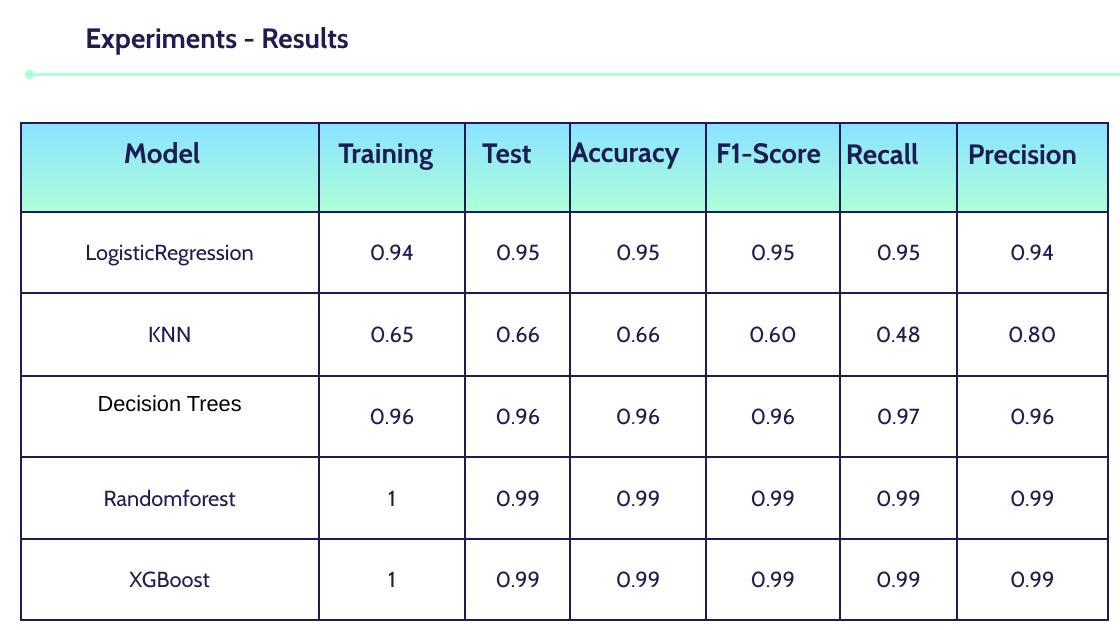
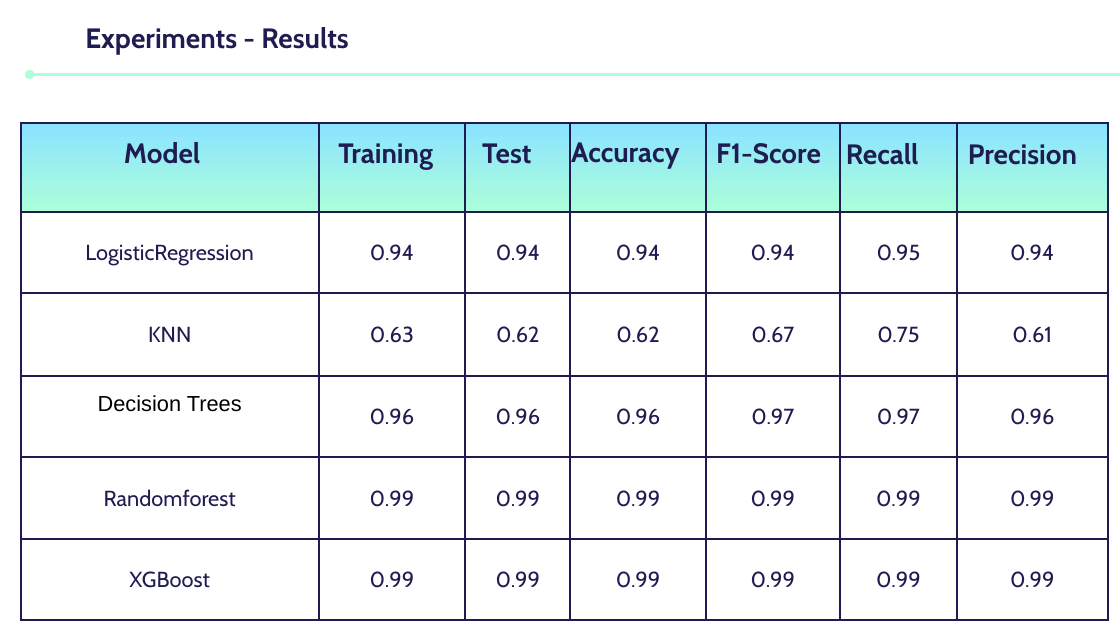
Before and after one commit to ShahadAbdulaziz/Network-Intrusion-detection_Classification, a slide deck: slide 8 of Network Intrusion detection.pptx. Drawn at 1120x630 pixels with LibreOffice and Linux fonts; fonts in the diff are those of the drawing. Boxes give left, top, right and bottom in pixels: in the first picture for what was removed or moved away, otherwise in the second. Text is boxed around its words. In the diff, an @@ line names an element or a change of style, - is before the commit and + after.

Commit message:
update

```diff
--- a/Network Intrusion detection.pptx
+++ b/Network Intrusion detection.pptx
@@ table at [21,123,1109,620] @@
-row 2: LogisticRegression | 0.94 | 0.95 | 0.95 | 0.95 | 0.95 | 0.94
+row 2: LogisticRegression | 0.94 | 0.94 | 0.94 | 0.94 | 0.95 | 0.94
-row 3: KNN | 0.65 | 0.66 | 0.66 | 0.60 | 0.48 | 0.80
+row 3: KNN | 0.63 | 0.62 | 0.62 | 0.67 | 0.75 | 0.61
-row 4, column 5: 0.96
+row 4, column 5: 0.97
-row 5, column 2: 1
+row 5, column 2: 0.99
-row 6, column 2: 1
+row 6, column 2: 0.99
```
Also in this commit, not shown: 3 other slides changed.
